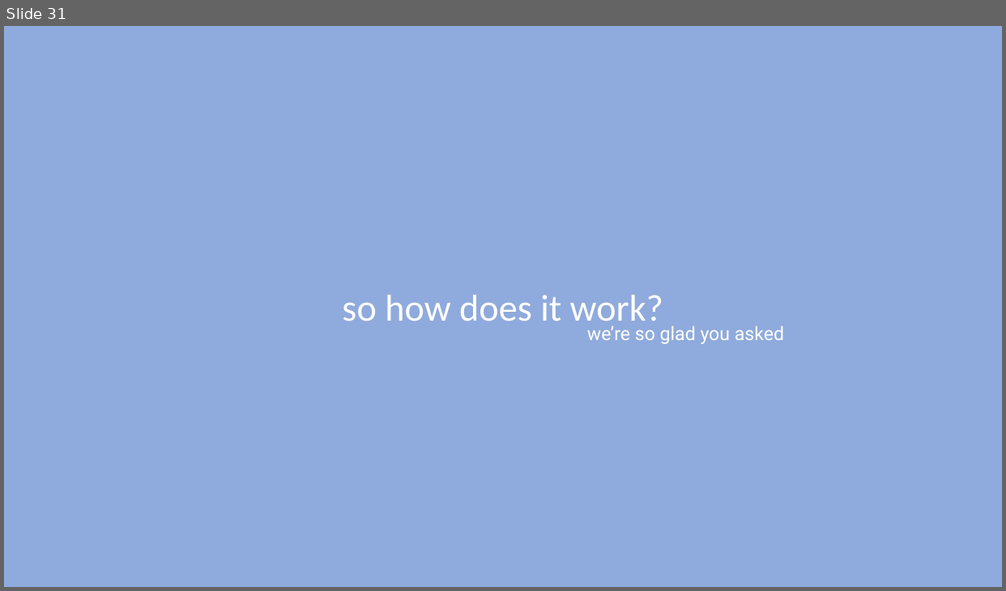
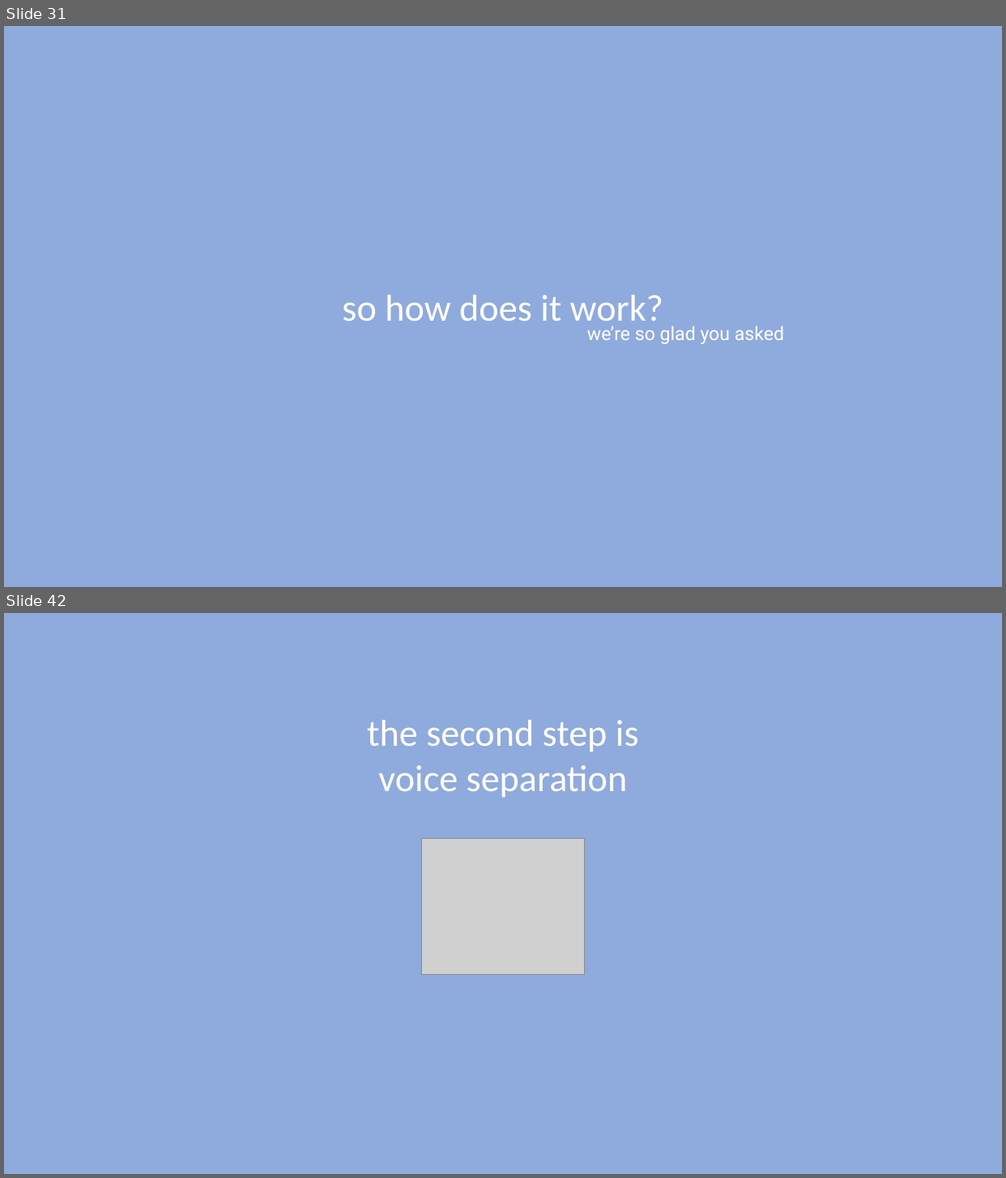
Before and after one commit to daea69twins/voiceseperation, a slide deck: Bi-Weekly Reports/potential video.pptx. Shown one above the other, each under a label of ours: slide 31 before the commit, slides 31 and 42 after it; the slides between them are not shown. The pictures are 1006x591 and 1006x1178 pixels, drawn with LibreOffice and Linux fonts; fonts in the diff are those of the drawing; grey boxes stand for pictures; background and template pictures are left out. Boxes give left, top, right and bottom in pixels: in the first picture for what was removed or moved away, otherwise in the second. Text is boxed around its words. In the diff, an @@ line names an element or a change of style, - is before the commit and + after.

```diff
--- a/Bi-Weekly Reports/potential video.pptx
+++ b/Bi-Weekly Reports/potential video.pptx
@@ slide 42 added at (4, 613, 1002, 1174), background #8FAADC @@
@@ text added at (367, 720, 639, 798), 36 pt, text #FFFFFF @@
+the second step is voice separation
@@ picture added at (422, 838, 584, 974) @@
```
Also in this commit, not shown: 2 slides changed, 14 other slides added, 3 slides removed, 1 other file.
